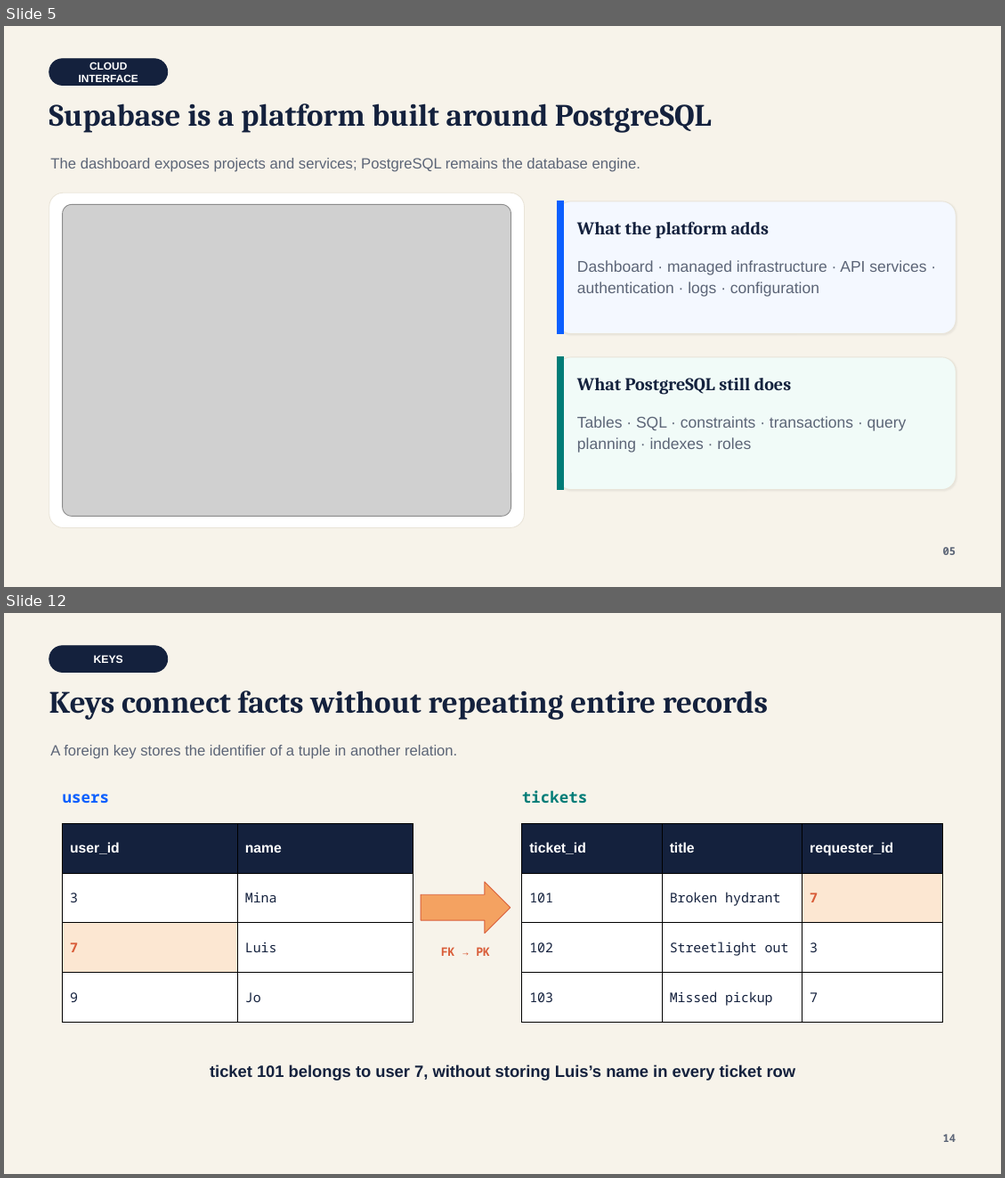
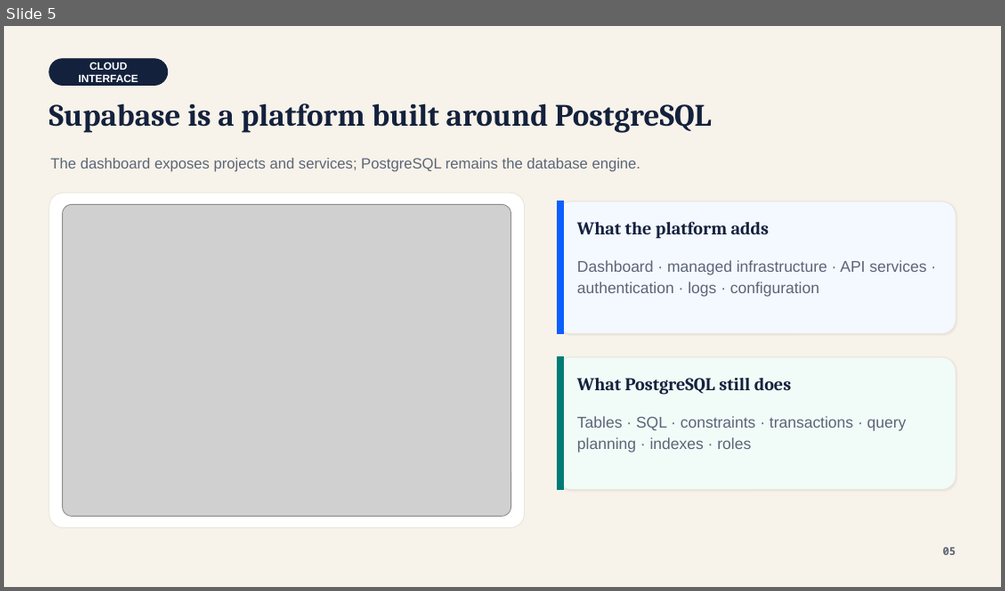
Before and after one commit to lolusername/CST4714_DB_admin, a slide deck: week_01/week_01_responsibility_relational_thinking.pptx. Shown one above the other, each under a label of ours: slides 5 and 12 before the commit, slide 5 after it; the slides between them are not shown. The pictures are 1005x1178 and 1005x591 pixels, drawn with LibreOffice and Linux fonts; fonts in the diff are those of the drawing; grey boxes stand for pictures. Boxes give left, top, right and bottom in pixels: in the first picture for what was removed or moved away, otherwise in the second. Text is boxed around its words. In the diff, an @@ line names an element or a change of style, - is before the commit and + after.

Commit message:
Teach Week 1 through a tested missing-request case

```diff
--- a/week_01/week_01_responsibility_relational_thinking.pptx
+++ b/week_01/week_01_responsibility_relational_thinking.pptx
@@ slide 12 removed at (x1=4, y1=613, x2=1001, y2=1174), background #F7F3EA @@
@@ rounded rectangle removed at (x1=48, y1=646, x2=167, y2=672) @@
-KEYS
@@ text removed at (x1=49, y1=690, x2=768, y2=720) @@
-Keys connect facts without repeating entire records
@@ text removed at (x1=50, y1=745, x2=457, y2=759) @@
-A foreign key stores the identifier of a tuple in another relation.
@@ text removed at (x1=63, y1=794, x2=109, y2=803) @@
-users
@@ text removed at (x1=522, y1=790, x2=587, y2=803) @@
-tickets
@@ table removed at (x1=63, y1=823, x2=413, y2=1022), 4 rows, 2 columns @@
-user_id | name
-3 | Mina
-7 | Luis
-9 | Jo
@@ table removed at (x1=522, y1=823, x2=944, y2=1022), 4 rows, 3 columns @@
-ticket_id | title | requester_id
-101 | Broken hydrant | 7
-102 | Streetlight out | 3
-103 | Missed pickup | 7
@@ right arrow removed at (x1=421, y1=882, x2=510, y2=933) @@
@@ text removed at (x1=441, y1=947, x2=490, y2=956) @@
-FK → PK
@@ text removed at (x1=210, y1=1064, x2=796, y2=1080) @@
-ticket 101 belongs to user 7, without storing Luis’s name in every ticket row
@@ text removed at (x1=943, y1=1134, x2=956, y2=1142) @@
-14
```
Also in this commit, not shown: 15 slides changed, 1 slide added, 4 other files.
